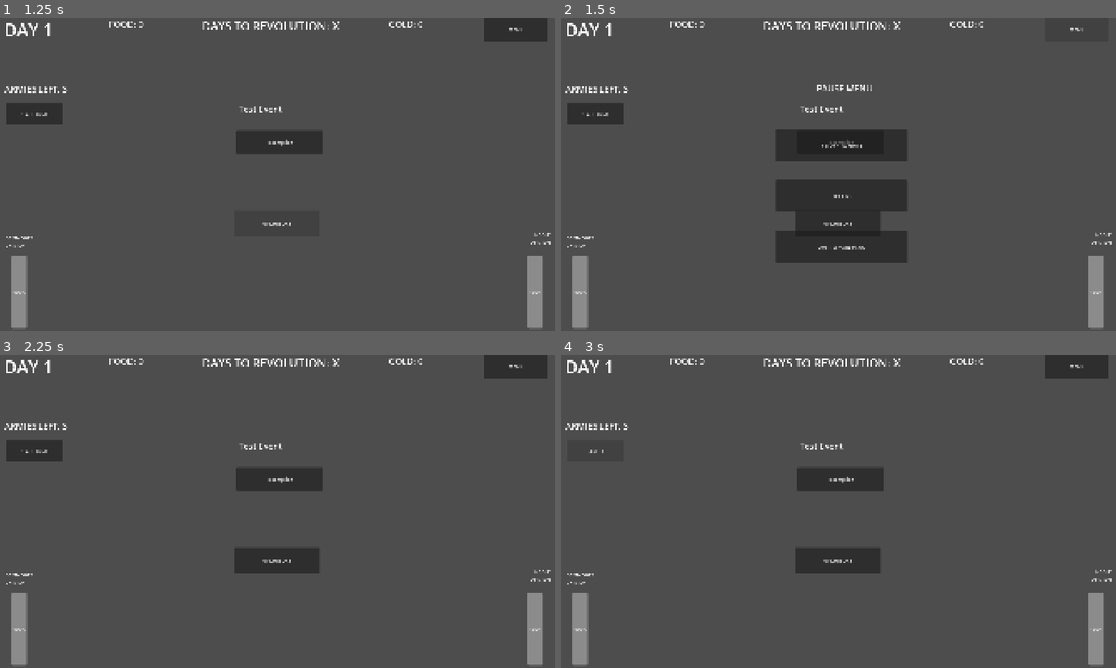
Above: before the commit, frames 1-4 (two rows, left to right).
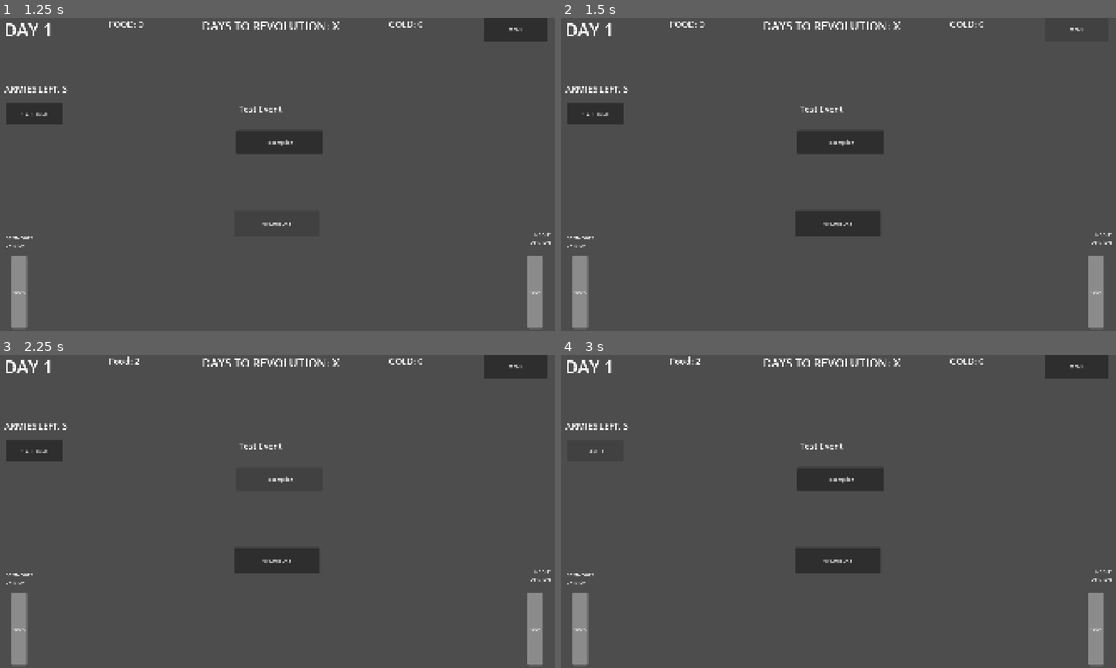
Above: after the commit, the same moments.

Repository: Orangechrisy/gmtk-game-jam-2026
Game: Godot game, scene res://Nope Folder/NopeTestScene.tscn
Two runs of this game, one before a commit and one after it. Both use one fixed random seed, a clock stepped at 60 frames per second and the inputs below. This scene is started directly instead of the project's main scene.
Inputs (mouse positions are in pixels of both pictures, inside the frame that each line leads up to):
- Up to frame 1 (1.25 s): click "UPDATE DAY" at 0.5 s
- Up to frame 2 (1.5 s): click "MENU" at 1.25 s
- Up to frame 3 (2.25 s): click (283, 483) at 2 s, where only the run before the commit has a clickable "RETURN TO GAME"
- Up to frame 4 (3 s): click "PLACE ARMY" at 2.75 s

Frame 1 is identical in both runs. In frame 2, 5.8% of the frame differs, in the area x 38-63%, y 21-79%; in frame 3, less than 0.1%; in frame 4, less than 0.1%.
Error in both runs: Invalid call. Nonexistent function 'reset_actions_left' in base 'Node (game_state.gd)'. (res://GameStructure/game_manager.gd:18)

Commit message:
start game, more portraits
also pause menu moved out of main interface

Diff:
--- /dev/null
+++ b/Map/map.gd
@@ -0,0 +1,15 @@
+extends Node2D
+
+
+# Called when the node enters the scene tree for the first time.
+func _ready() -> void:
+	$MainInterface.connect("pause_game", pause_game)
+	$PauseMenu.connect("back_up", unpause_game)
+
+## does the necessary actions for pausing the game and opening the pause menu
+func pause_game() -> void:
+	$PauseMenu.visible = true
+
+## does the necessary actions for unpausing the game and closing the pause menu
+func unpause_game() -> void:
+	$PauseMenu.visible = false
--- a/Map/map.tscn
+++ b/Map/map.tscn
@@ -2,6 +2,7 @@
 
 [ext_resource type="PackedScene" uid="uid://dggvawrkya46m" path="res://Map/province.tscn" id="1_5ej7w"]
 [ext_resource type="Texture2D" uid="uid://841rbvhlys17" path="res://Assets/mapish.png" id="1_lymsy"]
+[ext_resource type="Script" uid="uid://dgiaygg7d0lfy" path="res://Map/map.gd" id="1_ptuj4"]
 [ext_resource type="Script" uid="uid://cipcjs28d1y2n" path="res://Events/map_event.gd" id="2_lymsy"]
 [ext_resource type="Script" uid="uid://5jgxt4qdei0u" path="res://Events/event_condition.gd" id="3_5cbny"]
 [ext_resource type="Script" uid="uid://db3u1h61ikpph" path="res://Events/event_option.gd" id="4_ptuj4"]
@@ -9,6 +10,7 @@
 [ext_resource type="Texture2D" uid="uid://cxriw6tle5ah5" path="res://Assets/PORTRAIT_spymaster.png" id="6_a0x20"]
 [ext_resource type="Resource" uid="uid://bmaufex3guxcl" path="res://Events/MapEvents/test_map_event.tres" id="7_vhrv6"]
 [ext_resource type="PackedScene" uid="uid://dv1r3qybxrmhh" path="res://UI/MainInterface.tscn" id="8_ry46t"]
+[ext_resource type="PackedScene" uid="uid://bqnp5ys3qf240" path="res://Menus/PauseMenu.tscn" id="10_5cbny"]
 
 [sub_resource type="Resource" id="Resource_btrrw"]
 script = ExtResource("2_lymsy")
@@ -20,6 +22,7 @@
 metadata/_custom_type_script = "uid://cipcjs28d1y2n"
 
 [node name="Map" type="Node2D" unique_id=932399740]
+script = ExtResource("1_ptuj4")
 
 [node name="Sprite2D" type="Sprite2D" parent="." unique_id=2025840356]
 modulate = Color(0.4045111, 0.40451115, 0.4045111, 1)
@@ -80,3 +83,6 @@
 province_name = "Outskirts"
 
 [node name="MainInterface" parent="." unique_id=1175301398 instance=ExtResource("8_ry46t")]
+
+[node name="PauseMenu" parent="." unique_id=273141382 instance=ExtResource("10_5cbny")]
+visible = false
--- a/Menus/PauseMenu.tscn
+++ b/Menus/PauseMenu.tscn
@@ -11,7 +11,12 @@
 anchors_preset = 0
 script = ExtResource("1_3ke7c")
 
-[node name="Label" type="Label" parent="." unique_id=167713226]
+[node name="PausePauseMenu" type="Control" parent="." unique_id=1101120966]
+anchors_preset = 0
+offset_right = 40.0
+offset_bottom = 40.0
+
+[node name="Label" type="Label" parent="PausePauseMenu" unique_id=167713226]
 layout_mode = 0
 offset_left = 885.0
 offset_top = 222.0
@@ -20,7 +25,7 @@
 text = "PAUSE MENU"
 label_settings = SubResource("LabelSettings_a6wwx")
 
-[node name="ReturnToGameButton" type="Button" parent="." unique_id=1303846414]
+[node name="ReturnToGameButton" type="Button" parent="PausePauseMenu" unique_id=1303846414]
 layout_mode = 0
 offset_left = 744.0
 offset_top = 385.0
@@ -28,7 +33,7 @@
 offset_bottom = 494.0
 text = "RETURN TO GAME"
 
-[node name="OptionsButton" type="Button" parent="." unique_id=1029369981]
+[node name="OptionsButton" type="Button" parent="PausePauseMenu" unique_id=1029369981]
 layout_mode = 0
 offset_left = 744.0
 offset_top = 559.0
@@ -36,7 +41,7 @@
 offset_bottom = 668.0
 text = "OPTIONS"
 
-[node name="QuitToMenuButton" type="Button" parent="." unique_id=813220131]
+[node name="QuitToMenuButton" type="Button" parent="PausePauseMenu" unique_id=813220131]
 layout_mode = 0
 offset_left = 744.0
 offset_top = 736.0
@@ -48,6 +53,6 @@
 visible = false
 layout_mode = 1
 
-[connection signal="pressed" from="ReturnToGameButton" to="." method="_on_return_to_game_button_pressed"]
-[connection signal="pressed" from="OptionsButton" to="." method="_on_options_button_pressed"]
-[connection signal="pressed" from="QuitToMenuButton" to="." method="_on_quit_to_menu_button_pressed"]
+[connection signal="pressed" from="PausePauseMenu/ReturnToGameButton" to="." method="_on_return_to_game_button_pressed"]
+[connection signal="pressed" from="PausePauseMenu/OptionsButton" to="." method="_on_options_button_pressed"]
+[connection signal="pressed" from="PausePauseMenu/QuitToMenuButton" to="." method="_on_quit_to_menu_button_pressed"]
--- a/Menus/pause_menu.gd
+++ b/Menus/pause_menu.gd
@@ -1,23 +1,25 @@
 extends Control
 
+signal back_up()
 
 # Called when the node enters the scene tree for the first time.
 func _ready() -> void:
-	pass # Replace with function body.
-
-
-# Called every frame. 'delta' is the elapsed time since the previous frame.
-func _process(delta: float) -> void:
-	pass
+	for sub_menu in get_children():
+		if sub_menu.has_signal("back_up"):
+			sub_menu.connect("back_up", on_back_up)
 
 
 func _on_return_to_game_button_pressed() -> void:
 	self.visible = false
+	back_up.emit()
 
+func on_back_up() -> void:
+	$PausePauseMenu.visible = true
 
 func _on_options_button_pressed() -> void:
+	$PausePauseMenu.visible = false
 	$OptionsMenu.visible = true
 
-# TODO: Implement this! Depending on how we handle the main menu!
+# TODO: Improve this! Depending on how we handle the main menu!
 func _on_quit_to_menu_button_pressed() -> void:
-	pass # Replace with function body.
+	get_tree().change_scene_to_file("res://Menus/MainMenu.tscn")
--- a/UI/MainInterface.tscn
+++ b/UI/MainInterface.tscn
@@ -1,7 +1,6 @@
 [gd_scene format=3 uid="uid://dv1r3qybxrmhh"]
 
 [ext_resource type="Script" uid="uid://dnjk2ss4nd552" path="res://UI/main_interface.gd" id="1_51hqq"]
-[ext_resource type="PackedScene" uid="uid://bqnp5ys3qf240" path="res://Menus/PauseMenu.tscn" id="2_itd1i"]
 
 [sub_resource type="LabelSettings" id="LabelSettings_a6wwx"]
 font_size = 60
@@ -101,10 +100,6 @@
 value = 100.0
 fill_mode = 2
 
-[node name="PauseMenu" parent="." unique_id=273141382 instance=ExtResource("2_itd1i")]
-visible = false
-layout_mode = 0
-
 [node name="PlaceArmyButton" type="Button" parent="." unique_id=15618272]
 layout_mode = 0
 offset_left = 23.0
--- a/UI/main_interface.gd
+++ b/UI/main_interface.gd
@@ -1,4 +1,6 @@
 extends Control
+
+signal pause_game()
 
 # Variables
 var army_placing_mode: bool = false
@@ -38,8 +40,7 @@
 
 
 func _on_menu_button_pressed() -> void:
-	$PauseMenu.visible = true
-	# TODO: Pause game?
+	pause_game.emit()
 
 ## Handles army placement button
 func _on_place_army_button_pressed() -> void:
Binary file added: Assets/PORTRAIT_cossack_guy.png
Not shown, added: Assets/PORTRAIT_cossack_guy.png.import
Binary file added: Assets/PORTRAIT_envoy.png
Not shown, added: Assets/PORTRAIT_envoy.png.import
Binary file added: Assets/PORTRAIT_miner_girl.png
Not shown, added: Assets/PORTRAIT_miner_girl.png.import
Binary file added: Assets/portrait_smug_aristocrat.png
Not shown, added: Assets/portrait_smug_aristocrat.png.import
Not shown, added: Map/map.gd.uid
